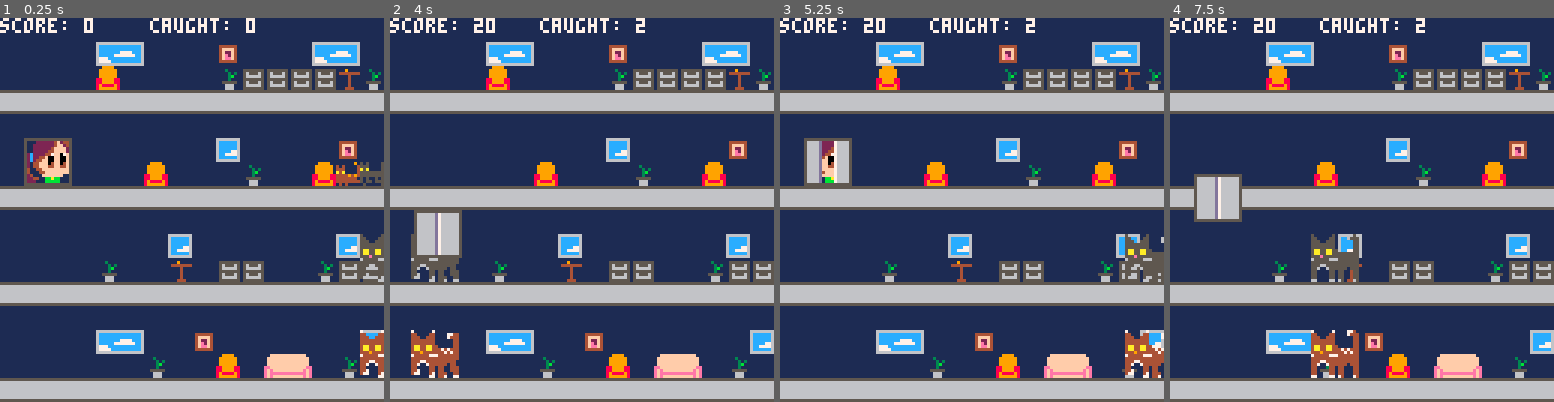
Above: before the commit, frames 1-4 (left to right).
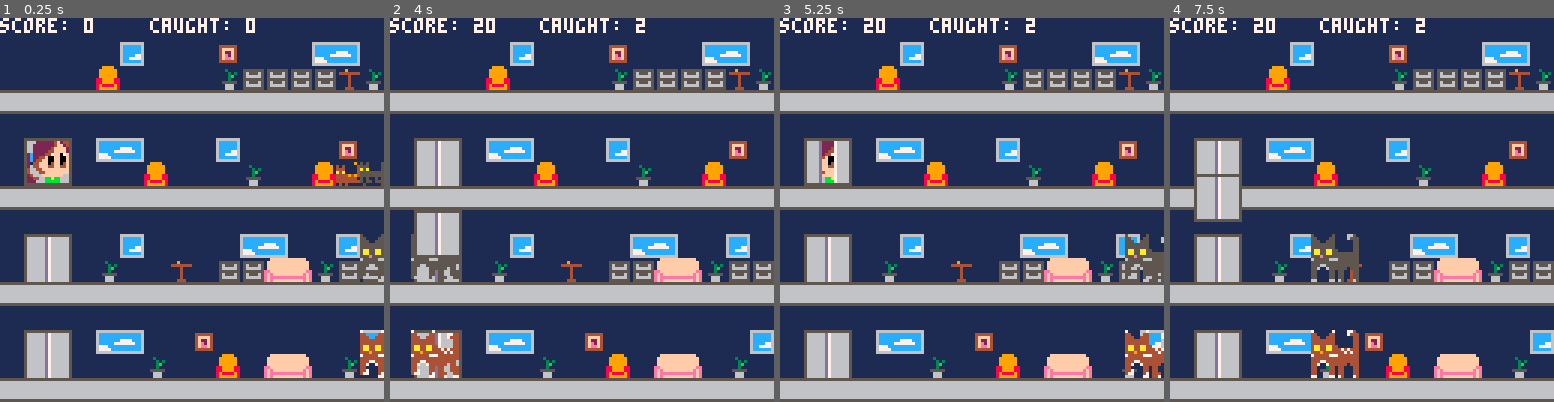
Above: after the commit, the same moments.

Repository: leonardost/cat-catcher-0
Game: PICO-8 cartridge cat_catcher_0.p8
The game is run twice, just before and just after one commit, with the same random seed, the same clock (stepped at 60 frames per second) and the same inputs.
Inputs:
- Up to frame 1 (0.25 s): no input
- Up to frame 2 (4 s): tap O (Z key) at 0.7, 1.7, 2.1, 2.5, 2.9, 3.3, 3.7 s; hold Right 1.6-2.1 s; hold Up 2.15-2.42 s; hold Right 2.47-3.03 s; hold Left 3.08-3.58 s; hold Down 3.63-3.97 s
- Up to frame 3 (5.25 s): hold Right 4.02-4.68 s; tap O (Z key) at 4.1, 4.5, 4.9 s; hold Up 4.73-5.03 s; hold Left from 5.08 s (still down)
- Up to frame 4 (7.5 s): tap O (Z key) every 0.4 s from 5.3 to 7.3 s; release Left at 5.68 s; hold Down 5.73-6.03 s; hold Right 6.08-6.58 s; hold Right 6.63-7.13 s; hold Up 7.18-7.45 s

The runs differ from the first frame. In frame 1, 6.9% of the frame differs, in the area x 6-82%, y 6-94%; in frame 2, 5.9%; in frame 3, 6.7%; in frame 4, 7.6%.

Commit message:
Make small changes in the stage 1 map

Diff:
--- a/cat_catcher_0.p8
+++ b/cat_catcher_0.p8
@@ -901,20 +901,20 @@
 
 __map__
 0000000000000000000000000000000000000000000000000000000000000000000000000000000000000000000000000000000000000000000000000000000000000000000000000000000000000000000000000000000000000000000000000000000000000000000000000000000000000000000000000000000000000000
-000000004d4e0000004f0000004d4e0000000000000000000000000000000000000000000000000000000000000000000000000000000000000000000000000000000000000000000000000000000000000000000000000000000000000000000000000000000000000000000000000000000000000000000000000000000000
+00000000004c0000004f0000004d4e0000000000000000000000000000000000000000000000000000000000000000000000000000000000000000000000000000000000000000000000000000000000000000000000000000000000000000000000000000000000000000000000000000000000000000000000000000000000
 0000000048000000004b494949494a4b00000000000000000000000000000000000000000000000000000000000000000000000000000000000000000000000000000000000000000000000000000000000000000000000000000000000000000000000000000000000000000000000000000000000000000000000000000000
 0606060606060606060606060606060600000000000000000000000000000000000000000000000000000000000000000000000000000000000000000000000000000000000000000000000000000000000000000000000000000000000000000000000000000000000000000000000000000000000000000000000000000000
 0000000000000000000000000000000000000000000000000000000000000000000000000000000000000000000000000000000000000000000000000000000000000000000000000000000000000000000000000000000000000000000000000000000000000000000000000000000000000000000000000000000000000000
-0000000000000000004c000000004f0000000000000000000000000000000000000000000000000000000000000000000000000000000000000000000000000000000000000000000000000000000000000000000000000000000000000000000000000000000000000000000000000000000000000000000000000000000000
-000000000000480000004b000048000000000000000000000000000000000000000000000000000000000000000000000000000000000000000000000000000000000000000000000000000000000000000000000000000000000000000000000000000000000000000000000000000000000000000000000000000000000000
+006667004d4e0000004c000000004f0000000000000000000000000000000000000000000000000000000000000000000000000000000000000000000000000000000000000000000000000000000000000000000000000000000000000000000000000000000000000000000000000000000000000000000000000000000000
+007677000000480000004b000048000000000000000000000000000000000000000000000000000000000000000000000000000000000000000000000000000000000000000000000000000000000000000000000000000000000000000000000000000000000000000000000000000000000000000000000000000000000000
 0606060606060606060606060606060600000000000000000000000000000000000000000000000000000000000000000000000000000000000000000000000000000000000000000000000000000000000000000000000000000000000000000000000000000000000000000000000000000000000000000000000000000000
 0000000000000000000000000000000000000000000000000000000000000000000000000000000000000000000000000000000000000000000000000000000000000000000000000000000000000000000000000000000000000000000000000000000000000000000000000000000000000000000000000000000000000000
-000000000000004c0000000000004c0000000000000000000000000000000000000000000000000000000000000000000000000000000000000000000000000000000000000000000000000000000000000000000000000000000000000000000000000000000000000000000000000000000000000000000000000000000000
-000000004b00004a00494900004b494900000000000000000000000000000000000000000000000000000000000000000000000000000000000000000000000000000000000000000000000000000000000000000000000000000000000000000000000000000000000000000000000000000000000000000000000000000000
+00666700004c000000004d4e00004c0000000000000000000000000000000000000000000000000000000000000000000000000000000000000000000000000000000000000000000000000000000000000000000000000000000000000000000000000000000000000000000000000000000000000000000000000000000000
+007677004b00004a00494958594b494900000000000000000000000000000000000000000000000000000000000000000000000000000000000000000000000000000000000000000000000000000000000000000000000000000000000000000000000000000000000000000000000000000000000000000000000000000000
 0606060606060606060606060606060600000000000000000000000000000000000000000000000000000000000000000000000000000000000000000000000000000000000000000000000000000000000000000000000000000000000000000000000000000000000000000000000000000000000000000000000000000000
 0000000000000000000000000000000000000000000000000000000000000000000000000000000000000000000000000000000000000000000000000000000000000000000000000000000000000000000000000000000000000000000000000000000000000000000000000000000000000000000000000000000000000000
-000000004d4e00004f0000000000004c00000000000000000000000000000000000000000000000000000000000000000000000000000000000000000000000000000000000000000000000000000000000000000000000000000000000000000000000000000000000000000000000000000000000000000000000000000000
-0000000000004b000048005859004b0000000000000000000000000000000000000000000000000000000000000000000000000000000000000000000000000000000000000000000000000000000000000000000000000000000000000000000000000000000000000000000000000000000000000000000000000000000000
+006667004d4e00004f0000000000004c00000000000000000000000000000000000000000000000000000000000000000000000000000000000000000000000000000000000000000000000000000000000000000000000000000000000000000000000000000000000000000000000000000000000000000000000000000000
+0076770000004b000048005859004b0000000000000000000000000000000000000000000000000000000000000000000000000000000000000000000000000000000000000000000000000000000000000000000000000000000000000000000000000000000000000000000000000000000000000000000000000000000000
 0606060606060606060606060606060600000000000000000000000000000000000000000000000000000000000000000000000000000000000000000000000000000000000000000000000000000000000000000000000000000000000000000000000000000000000000000000000000000000000000000000000000000000
 
 
